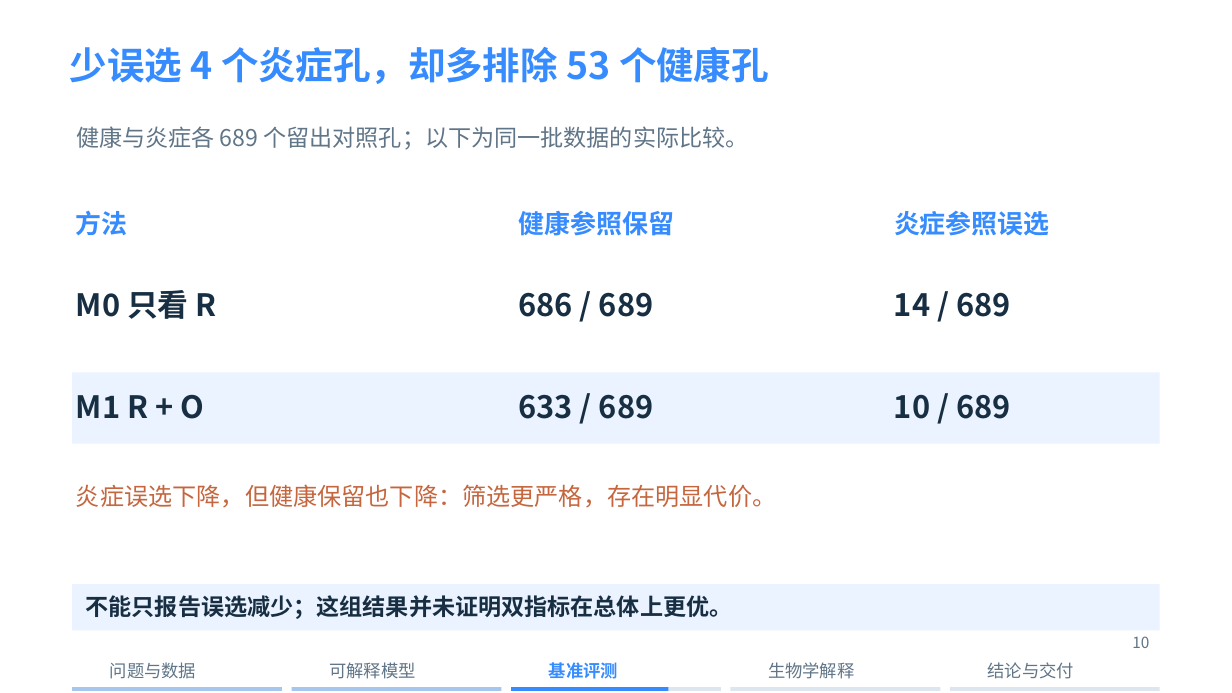
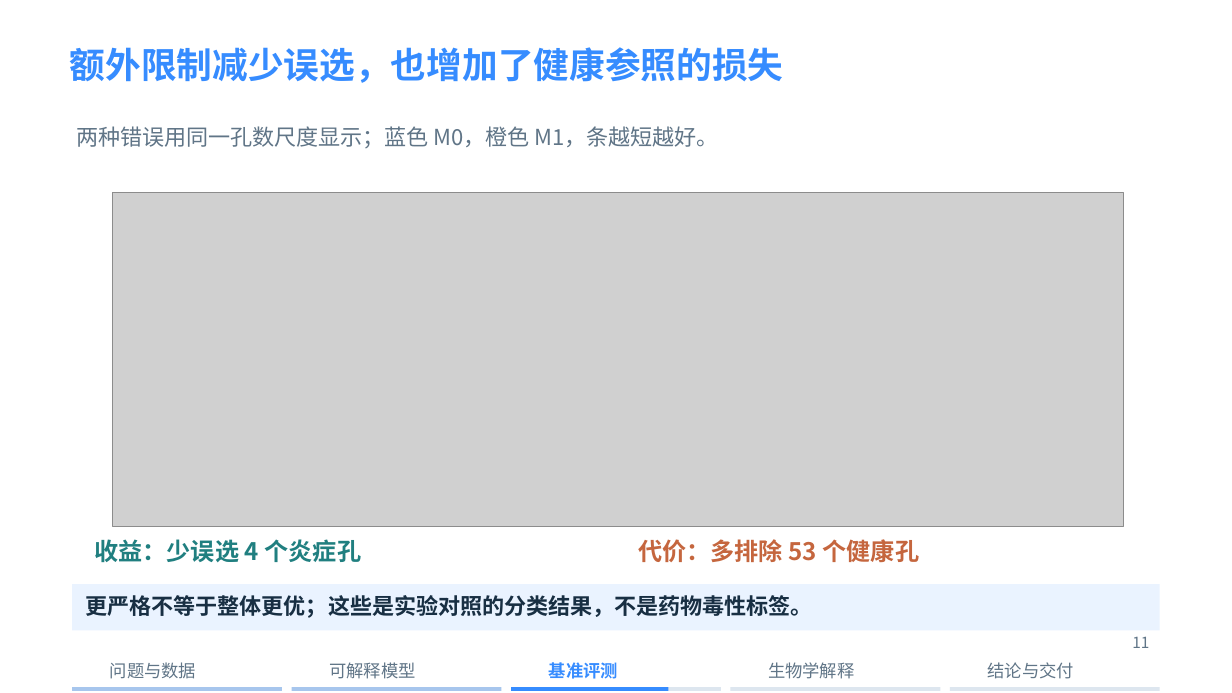
Before and after one commit to xing-zq/cell-state-dose-response, a slide deck: slide 11 of presentation/细胞状态轨迹_十分钟汇报.pptx (slide 10 before the commit). Drawn at 1232x693 pixels with LibreOffice and Linux fonts; fonts in the diff are those of the drawing; grey boxes stand for pictures; background and template pictures are left out. Boxes give left, top, right and bottom in pixels: in the first picture for what was removed or moved away, otherwise in the second. Text is boxed around its words. In the diff, an @@ line names an element or a change of style, - is before the commit and + after.

```diff
--- a/presentation/细胞状态轨迹_十分钟汇报.pptx
+++ b/presentation/细胞状态轨迹_十分钟汇报.pptx
@@ text at [70, 47, 784, 83]: text changed; size 29.2 to 27.8 pt @@
-少误选 4 个炎症孔，却多排除 53 个健康孔
+额外限制减少误选，也增加了健康参照的损失
@@ text at [76, 126, 718, 148]: text changed; size 18 to 17.2 pt @@
-健康与炎症各 689 个留出对照孔；以下为同一批数据的实际比较。
+两种错误用同一孔数尺度显示；蓝色 M0，橙色 M1，条越短越好。
@@ picture added at [113, 192, 1124, 526] @@
@@ text removed at [76, 210, 128, 235] @@
-方法
@@ text removed at [519, 211, 674, 236] @@
-健康参照保留
@@ text removed at [894, 211, 1049, 236] @@
-炎症参照误选
@@ text removed at [76, 290, 217, 319] @@
-M0 只看 R
@@ text removed at [519, 292, 654, 317] @@
-686 / 689
@@ text removed at [894, 292, 1011, 317] @@
-14 / 689
@@ rectangle removed at [72, 372, 1160, 444] @@
@@ text removed at [76, 394, 204, 419] @@
-M1 R + O
@@ text removed at [519, 394, 654, 419] @@
-633 / 689
@@ text removed at [894, 394, 1011, 419] @@
-10 / 689
@@ text removed at [76, 484, 776, 508] @@
-炎症误选下降，但健康保留也下降：筛选更严格，存在明显代价。
@@ text added at [94, 539, 362, 562], 18.8 pt, text #207F80, bold @@
+收益：少误选 4 个炎症孔
@@ text added at [638, 539, 920, 562], 18.8 pt, text #C5663E, bold @@
+代价：多排除 53 个健康孔
@@ text removed at [86, 595, 733, 619] @@
-不能只报告误选减少；这组结果并未证明双指标在总体上更优。
@@ text added at [86, 595, 813, 618], 17.2 pt, text #182F43, bold @@
+更严格不等于整体更优；这些是实验对照的分类结果，不是药物毒性标签。
@@ text at [1132, 636, 1149, 648]: text changed @@
-10
+11
```
Also in this commit, not shown: 14 other slides changed, 3 slides added, 1 slide removed, 23 other files.
